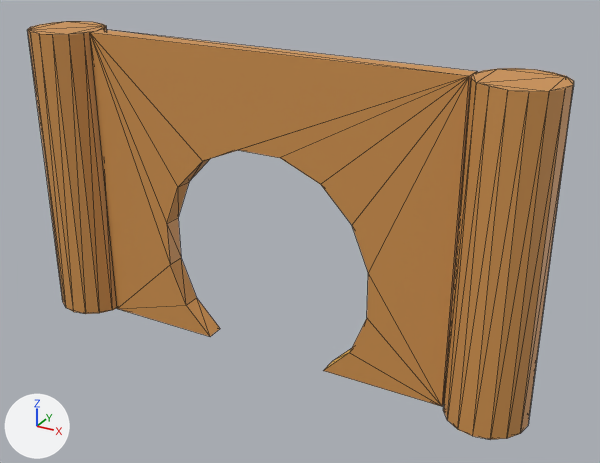
The OBJ model project/Resource/Models/House/Wall_Back.obj: old version first, new version second.
One viewpoint serves both versions: a 50 mm lens placed at (3.34, -5.49, 3.9), pointed at (0.24, 0.13, 1.08). Lighting does not change. The marker at lower left points along +X, +Y and +Z. The picture after the commit comes second. Mesh edges are drawn as thin lines. Where no turn or scale is listed for an object, it has been applied to the vertices.

The older version as bpy lines, for what is in view:
```python
me_壁_002 = bpy.data.meshes.new('壁.002')
me_壁_002.from_pydata(...)  # 36 vertices, 68 faces; spans x -1.68..1.66, y -0.08..0.08, z -0.06..2.6
me_壁_002.materials.append(mat_マテリアル)  # picture img_titlesceneobj_png
me_支柱 = bpy.data.meshes.new('支柱')
me_支柱.from_pydata(...)  # a 16-sided cylinder along z spanning x 1.66..2.33, y -0.33..0.33, z -0.06..2.6
me_支柱.materials.append(mat_マテリアル)  # picture img_titlesceneobj_png
me_支柱_001 = bpy.data.meshes.new('支柱.001')
me_支柱_001.from_pydata(...)  # a 16-sided cylinder along z spanning x -2.34..-1.68, y -0.33..0.33, z -0.06..2.6
me_支柱_001.materials.append(mat_マテリアル)  # picture img_titlesceneobj_png
ob_壁_002 = bpy.data.objects.new('壁.002', me_壁_002)
ob_壁_002.location = (0.0, 0.0, 0.0)
ob_支柱 = bpy.data.objects.new('支柱', me_支柱)
ob_支柱.location = (0.0, 0.0, 0.0)
ob_支柱_001 = bpy.data.objects.new('支柱.001', me_支柱_001)
ob_支柱_001.location = (0.0, 0.0, 0.0)
```
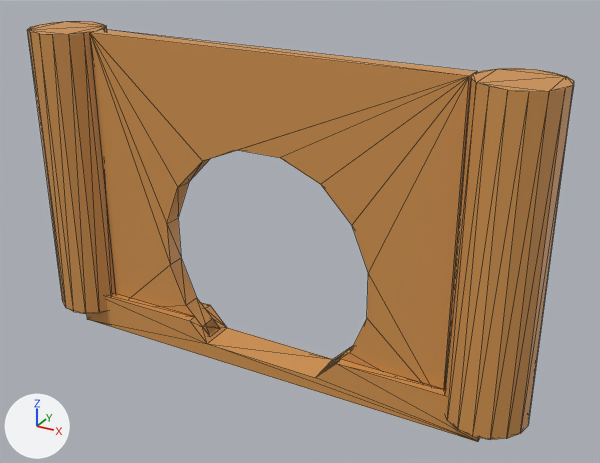
Patch to the scene script:
```diff
--- a/project/Resource/Models/House/Wall_Back.obj.py
+++ b/project/Resource/Models/House/Wall_Back.obj.py
@@ me_幅木_002 @@
+me_幅木_002.from_pydata(...)  # 36 vertices, 68 faces; spans x -2.01..1.99, y -0.17..0.17, z -0.23..0.1
+me_幅木_002.materials.append(mat_マテリアル)  # picture img_titlesceneobj_png
@@ ob_幅木_002 @@
+ob_幅木_002 = bpy.data.objects.new('幅木.002', me_幅木_002)
+ob_幅木_002.location = (0.0, 0.0, 0.0)
```

What differs and where, as boxes (x1, y1, x2, y2) in the pictures (600 x 463 px):
'幅木.002', added (brown)
    after: (87, 293, 480, 442)
